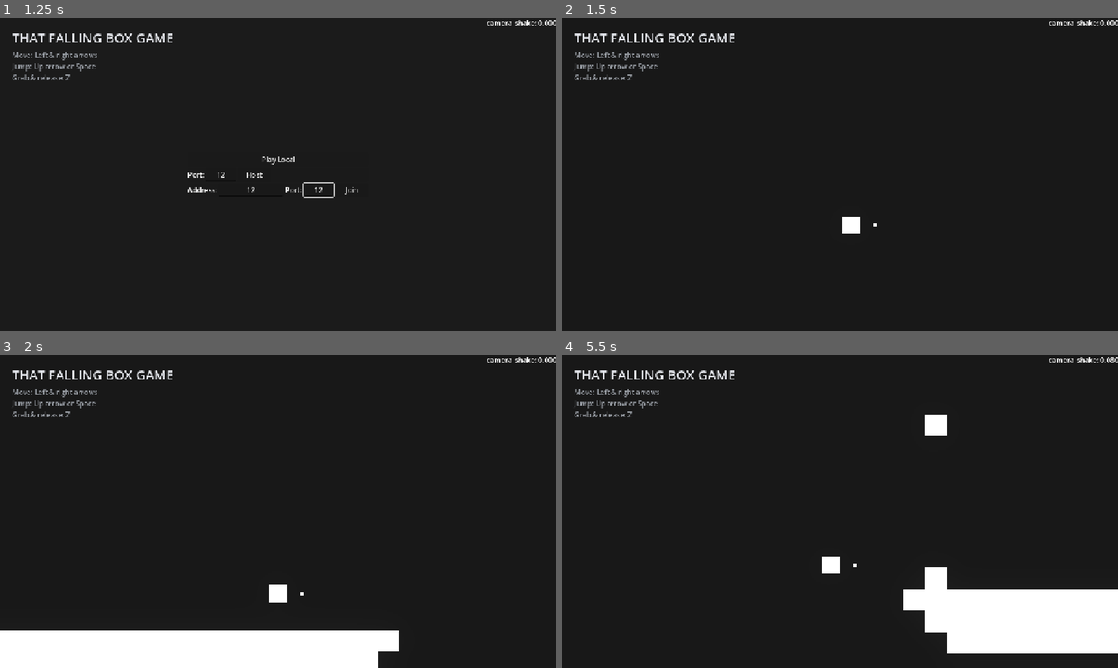
Above: before the commit, frames 1-4 (two rows, left to right).
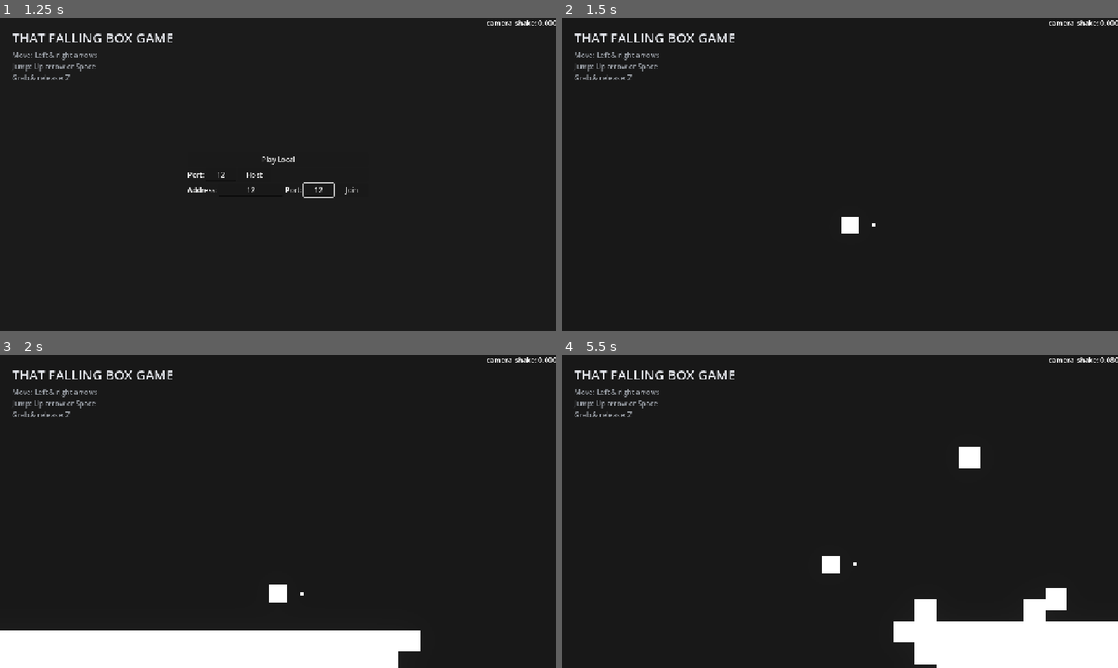
Above: after the commit, the same moments.

Repository: itsMapleLeaf/falling-box
Game: Godot game, scene res://src/main.tscn
Same seed, same stepped clock (60 frames per second), same inputs: the game is played once before the commit and once after it.
Inputs (mouse positions are in pixels of both pictures, inside the frame that each line leads up to):
- Up to frame 1 (1.25 s): click (222, 174) at 0.52 s; type "12" at 0.6 s; click (250, 190) at 0.75 s; type "12" at 0.83 s; click (316, 190) at 0.98 s; type "12" at 1.07 s
- Up to frame 2 (1.5 s): click "Host" at 1.25 s
- Up to frame 3 (2 s): no input
- Up to frame 4 (5.5 s): tap Enter at 2 s; move the mouse to (962, 495) at 2.02 s; hold Right (move_right) 2.03-2.75 s; tap I at 2.1, 5.1 s; click (962, 495) at 2.17 s; tap Up (jump) at 2.27, 5.27 s; drag from (728, 527) to (856, 577) at 2.77 s; move the mouse to (895, 442) at 3.52 s; hold Right (move_right) 3.53-4.25 s; tap Alt at 3.6 s; drag from (812, 574) to (673, 464) at 4.27 s; move the mouse to (1006, 558) at 5.02 s; hold Left (move_left) from 5.03 s (still down)

Frame 1 is identical in both runs. In frame 2, less than 0.1% of the frame differs, in the area x 50-57%, y 63-69%; in frame 3, 0.5%; in frame 4, 6.3%, in the area x 46-100%, y 19-100%.

Commit message:
simplify spawn position handling w/ level class

Diff:
--- a/src/falling_box_spawner.gd
+++ b/src/falling_box_spawner.gd
@@ -3,11 +3,12 @@
 
 signal box_spawned(box: FallingBox)
 
-@export var box_scene: PackedScene
-@export var box_parent: Node2D
-@export var spawn_left: Marker2D
-@export var spawn_right: Marker2D
-@export var spawn_timer: Timer
+const FALLING_BOX = preload("uid://b6hwok27qogib")
+
+@export var level: Level
+
+@onready var spawn_timer: Timer = $Timer
+@onready var falling_box_layer: Node2D = $"../FallingBoxLayer"
 
 var spawn_rng := RandomNumberGenerator.new()
 
@@ -18,20 +19,9 @@
 
 
 func spawn_box() -> FallingBox:
-	var box := box_scene.instantiate() as FallingBox
-	box_parent.add_child(box)
-	box.global_position = _random_spawn_position()
+	var box: FallingBox = FALLING_BOX.instantiate()
+	falling_box_layer.add_child(box)
+	box.global_position = level.get_random_box_spawn_position()
 	box.reset_physics_interpolation()
 	box_spawned.emit(box)
 	return box
-
-
-func _random_spawn_position() -> Vector2:
-	var minimum_x := minf(spawn_left.global_position.x, spawn_right.global_position.x)
-	var maximum_x := maxf(spawn_left.global_position.x, spawn_right.global_position.x)
-	var minimum_cell := ceili(minimum_x / GameConfig.CELL_SIZE)
-	var maximum_cell := floori(maximum_x / GameConfig.CELL_SIZE)
-	var cell_x := spawn_rng.randi_range(minimum_cell, maximum_cell)
-	var spawn_y := roundf(spawn_left.global_position.y / GameConfig.CELL_SIZE)
-
-	return Vector2(cell_x, spawn_y) * GameConfig.CELL_SIZE
--- a/src/game.gd
+++ b/src/game.gd
@@ -7,6 +7,7 @@
 var players_by_peer_id: Dictionary[int, Player] = { }
 
 @onready var player_multiplayer_spawner: MultiplayerSpawner = $PlayerMultiplayerSpawner
+@onready var level: Level = %Level
 
 
 func _ready() -> void:
@@ -23,15 +24,11 @@
 
 
 func _spawn_player(data_dict: Dictionary):
-	prints(data_dict)
-
 	var player: Player = PLAYER.instantiate()
 	var data: PlayerSpawnData = dict_to_inst(data_dict)
 
 	player.name = str(data.peer_id)
-	player.respawn_left = %RespawnLeft
-	player.respawn_right = %RespawnRight
-	player.fallout_threshold = %FalloutThreshold
+	player.level = level
 
 	players_by_peer_id[data.peer_id] = player
 
--- a/src/game.tscn
+++ b/src/game.tscn
@@ -1,9 +1,8 @@
 [gd_scene format=3 uid="uid://behcxl4o21rrt"]
 
 [ext_resource type="Script" uid="uid://cxgv5kyvrs67i" path="res://src/game.gd" id="1_bs6l1"]
-[ext_resource type="PackedScene" uid="uid://cud0fufuh0rol" path="res://src/platform.tscn" id="1_kc8ui"]
+[ext_resource type="PackedScene" uid="uid://bix8d1rou0bjf" path="res://src/level.tscn" id="2_kc8ui"]
 [ext_resource type="Script" uid="uid://b1ppimynnjxmx" path="res://src/falling_box_spawner.gd" id="3_pk08u"]
-[ext_resource type="PackedScene" uid="uid://b6hwok27qogib" path="res://src/falling_box.tscn" id="4_wqvko"]
 
 [sub_resource type="Environment" id="Environment_bs6l1"]
 background_mode = 3
@@ -17,47 +16,16 @@
 [node name="WorldEnvironment" type="WorldEnvironment" parent="." unique_id=1465794850]
 environment = SubResource("Environment_bs6l1")
 
-[node name="Platform" parent="." unique_id=1814969820 instance=ExtResource("1_kc8ui")]
-size_in_cells = Vector2i(29, 1)
+[node name="Level" parent="." unique_id=59989938 instance=ExtResource("2_kc8ui")]
+unique_name_in_owner = true
 
-[node name="Platform2" parent="." unique_id=28862830 instance=ExtResource("1_kc8ui")]
-position = Vector2(0, 50)
-size_in_cells = Vector2i(27, 1)
+[node name="FallingBoxLayer" type="Node2D" parent="." unique_id=524611355]
 
-[node name="Platform3" parent="." unique_id=1806798906 instance=ExtResource("1_kc8ui")]
-position = Vector2(0, 100)
-size_in_cells = Vector2i(25, 1)
+[node name="FallingBoxSpawner" type="Node" parent="." unique_id=701761549 node_paths=PackedStringArray("level")]
+script = ExtResource("3_pk08u")
+level = NodePath("../Level")
 
-[node name="RespawnLeft" type="Marker2D" parent="." unique_id=2143609635]
-unique_name_in_owner = true
-position = Vector2(-725, -575)
-
-[node name="RespawnRight" type="Marker2D" parent="." unique_id=1413309880]
-unique_name_in_owner = true
-position = Vector2(725, -575)
-
-[node name="FalloutThreshold" type="Marker2D" parent="." unique_id=1665585315]
-unique_name_in_owner = true
-position = Vector2(0, 500)
-gizmo_extents = 25.0
-
-[node name="BoxSpawnLeft" type="Marker2D" parent="." unique_id=329868303]
-position = Vector2(-725, -950)
-
-[node name="BoxSpawnRight" type="Marker2D" parent="." unique_id=1179888092]
-position = Vector2(725, -950)
-
-[node name="Boxes" type="Node2D" parent="." unique_id=524611355]
-
-[node name="BoxSpawner" type="Node" parent="." unique_id=701761549 node_paths=PackedStringArray("box_parent", "spawn_left", "spawn_right", "spawn_timer")]
-script = ExtResource("3_pk08u")
-box_scene = ExtResource("4_wqvko")
-box_parent = NodePath("../Boxes")
-spawn_left = NodePath("../BoxSpawnLeft")
-spawn_right = NodePath("../BoxSpawnRight")
-spawn_timer = NodePath("Timer")
-
-[node name="Timer" type="Timer" parent="BoxSpawner" unique_id=783537521]
+[node name="Timer" type="Timer" parent="FallingBoxSpawner" unique_id=783537521]
 wait_time = 0.5
 autostart = true
 
--- /dev/null
+++ b/src/level.gd
@@ -0,0 +1,25 @@
+class_name Level
+extends Node2D
+
+@onready var player_spawn_left: Marker2D = %PlayerSpawnLeft
+@onready var player_spawn_right: Marker2D = %PlayerSpawnRight
+@onready var player_fallout: Marker2D = %PlayerFallout
+@onready var box_spawn_left: Marker2D = %BoxSpawnLeft
+@onready var box_spawn_right: Marker2D = %BoxSpawnRight
+
+
+func get_random_player_spawn_position() -> Vector2:
+	var minimum_x := minf(player_spawn_left.global_position.x, player_spawn_right.global_position.x)
+	var maximum_x := maxf(player_spawn_left.global_position.x, player_spawn_right.global_position.x)
+	return Vector2(randf_range(minimum_x, maximum_x), player_spawn_left.global_position.y)
+
+
+func get_random_box_spawn_position() -> Vector2:
+	var minimum_x := minf(box_spawn_left.global_position.x, box_spawn_right.global_position.x)
+	var maximum_x := maxf(box_spawn_left.global_position.x, box_spawn_right.global_position.x)
+	var minimum_cell := ceili(minimum_x / GameConfig.CELL_SIZE)
+	var maximum_cell := floori(maximum_x / GameConfig.CELL_SIZE)
+	var cell_x := randi_range(minimum_cell, maximum_cell)
+	var spawn_y := roundf(box_spawn_left.global_position.y / GameConfig.CELL_SIZE)
+
+	return Vector2(cell_x, spawn_y) * GameConfig.CELL_SIZE
--- /dev/null
+++ b/src/level.tscn
@@ -0,0 +1,39 @@
+[gd_scene format=3 uid="uid://bix8d1rou0bjf"]
+
+[ext_resource type="Script" uid="uid://beelmfxf1y32n" path="res://src/level.gd" id="1_4q7qo"]
+[ext_resource type="PackedScene" uid="uid://cud0fufuh0rol" path="res://src/platform.tscn" id="1_ybxv7"]
+
+[node name="Level" type="Node2D" unique_id=59989938]
+script = ExtResource("1_4q7qo")
+
+[node name="PlayerSpawnLeft" type="Marker2D" parent="." unique_id=1564861607]
+unique_name_in_owner = true
+position = Vector2(-725, -575)
+
+[node name="PlayerSpawnRight" type="Marker2D" parent="." unique_id=895194237]
+unique_name_in_owner = true
+position = Vector2(725, -575)
+
+[node name="PlayerFallout" type="Marker2D" parent="." unique_id=578716584]
+unique_name_in_owner = true
+position = Vector2(0, 500)
+gizmo_extents = 25.0
+
+[node name="BoxSpawnLeft" type="Marker2D" parent="." unique_id=872048373]
+unique_name_in_owner = true
+position = Vector2(-725, -950)
+
+[node name="BoxSpawnRight" type="Marker2D" parent="." unique_id=1178401429]
+unique_name_in_owner = true
+position = Vector2(725, -950)
+
+[node name="Platform" parent="." unique_id=1814969820 instance=ExtResource("1_ybxv7")]
+size_in_cells = Vector2i(29, 1)
+
+[node name="Platform2" parent="." unique_id=1416480252 instance=ExtResource("1_ybxv7")]
+position = Vector2(0, 50)
+size_in_cells = Vector2i(27, 1)
+
+[node name="Platform3" parent="." unique_id=1853291217 instance=ExtResource("1_ybxv7")]
+position = Vector2(0, 100)
+size_in_cells = Vector2i(25, 1)
--- a/src/player.gd
+++ b/src/player.gd
@@ -6,9 +6,7 @@
 
 const MAX_JUMPS := 2
 
-@export var fallout_threshold: Marker2D
-@export var respawn_left: Marker2D
-@export var respawn_right: Marker2D
+@export var level: Level
 
 @onready var cursor: MeshInstance2D = %Cursor
 @onready var crush_detector: Area2D = %CrushDetector
@@ -69,10 +67,7 @@
 	if is_on_floor():
 		jumps_remaining = MAX_JUMPS
 
-	if (
-		fallout_threshold != null and respawn_left != null and respawn_right != null
-		and global_position.y > fallout_threshold.global_position.y
-	):
+	if (global_position.y > level.player_fallout.global_position.y):
 		die()
 
 
@@ -113,13 +108,7 @@
 
 
 func respawn() -> void:
-	var minimum_x := minf(respawn_left.global_position.x, respawn_right.global_position.x)
-	var maximum_x := maxf(respawn_left.global_position.x, respawn_right.global_position.x)
-	var at_position := Vector2(
-		respawn_rng.randf_range(minimum_x, maximum_x),
-		respawn_left.global_position.y,
-	)
-	global_position = at_position
+	global_position = level.get_random_player_spawn_position()
 	velocity = Vector2.ZERO
 	jumps_remaining = MAX_JUMPS
 	collision_layer = active_collision_layer
@@ -128,7 +117,7 @@
 	is_dead = false
 	set_physics_process(true)
 	reset_physics_interpolation()
-	respawned.emit(at_position)
+	respawned.emit(global_position)
 
 
 func _on_respawn_timer_timeout() -> void:
Not shown, added: src/level.gd.uid
